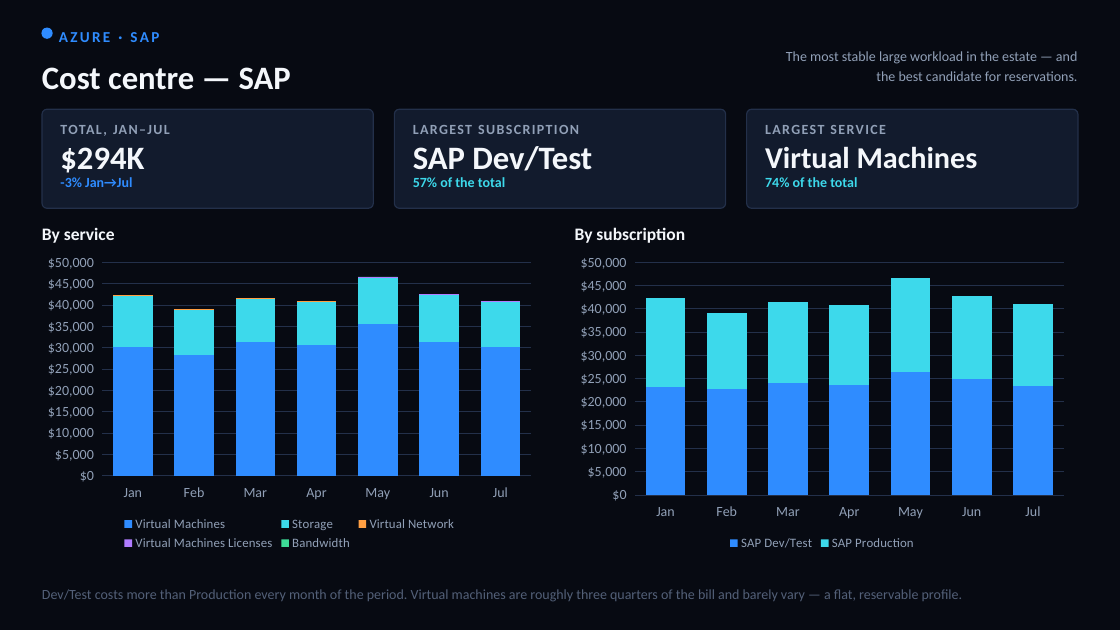
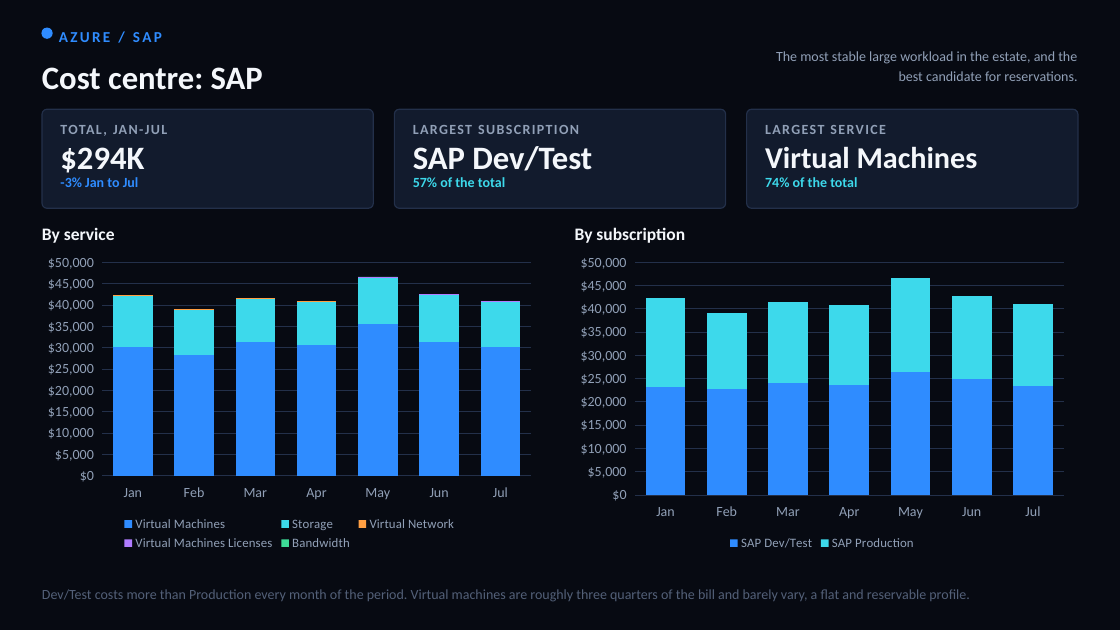
Before and after one commit to arielga5-code/Finops, a slide deck: slide 36 of deck/Harel_Cloud_Cost_CIO_Final.pptx (slide 37 before the commit). Drawn at 1120x630 pixels with LibreOffice and Linux fonts; fonts in the diff are those of the drawing. Boxes give left, top, right and bottom in pixels: in the first picture for what was removed or moved away, otherwise in the second. Text is boxed around its words. In the diff, an @@ line names an element or a change of style, - is before the commit and + after.

```diff
--- a/deck/Harel_Cloud_Cost_CIO_Final.pptx
+++ b/deck/Harel_Cloud_Cost_CIO_Final.pptx
@@ text at <box>59,32,162,42</box>: text changed @@
-AZURE · SAP
+AZURE / SAP
@@ text at <box>776,51,1077,81</box>: text changed @@
-The most stable large workload in the estate — and the best candidate for reservations.
+The most stable large workload in the estate, and the best candidate for reservations.
@@ text at <box>42,67,263,90</box>: text changed @@
-Cost centre — SAP
+Cost centre: SAP
@@ text at <box>129,125,168,134</box>: text changed @@
-TOTAL, JAN–JUL
+TOTAL, JAN-JUL
@@ text at <box>60,177,139,187</box>: text changed @@
--3% Jan→Jul
+-3% Jan to Jul
@@ text at <box>42,589,969,601</box>: text changed @@
-Dev/Test costs more than Production every month of the period. Virtual machines are roughly three quarters of the bill and barely vary — a flat, reservable profile.
+Dev/Test costs more than Production every month of the period. Virtual machines are roughly three quarters of the bill and barely vary, a flat and reservable profile.
```
Also in this commit, not shown: 32 other slides changed, 1 slide removed, 6 other files.
